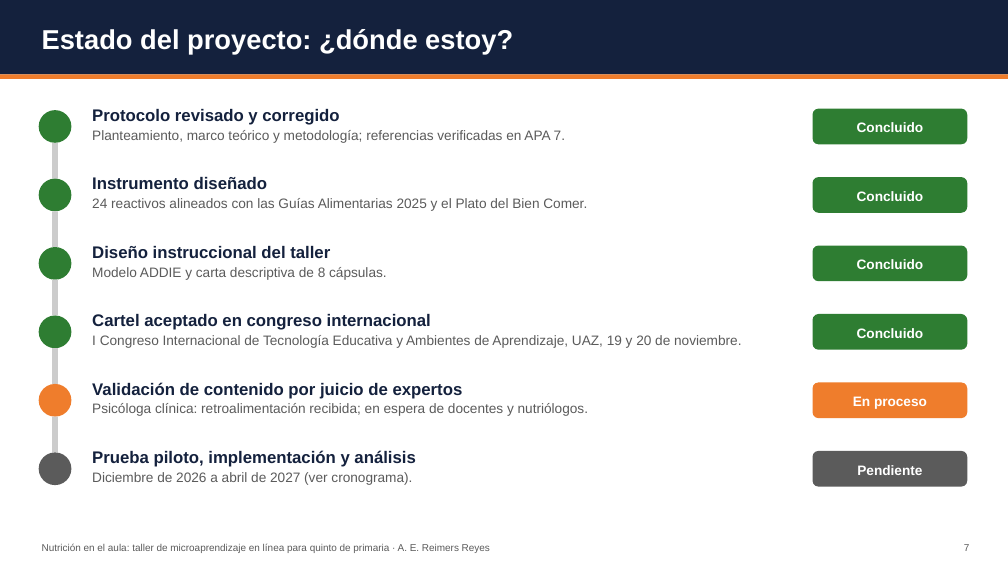
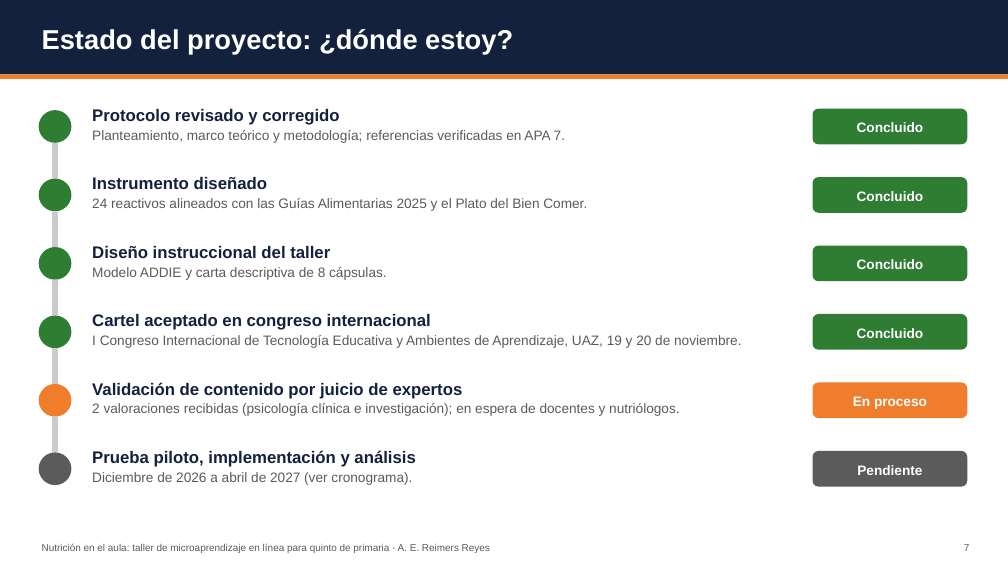
Before and after one commit to dreimers178/Finanzas, a slide deck: slide 7 of protocolo-MTIE/actividad4/Actividad4_Presentacion_avances_Reimers.pptx. Drawn at 1008x567 pixels with LibreOffice and Linux fonts; fonts in the diff are those of the drawing. Boxes give left, top, right and bottom in pixels: in the first picture for what was removed or moved away, otherwise in the second. Text is boxed around its words. In the diff, an @@ line names an element or a change of style, - is before the commit and + after.

```diff
--- a/protocolo-MTIE/actividad4/Actividad4_Presentacion_avances_Reimers.pptx
+++ b/protocolo-MTIE/actividad4/Actividad4_Presentacion_avances_Reimers.pptx
@@ text at [92, 403, 679, 416]: text changed @@
-Psicóloga clínica: retroalimentación recibida; en espera de docentes y nutriólogos.
+2 valoraciones recibidas (psicología clínica e investigación); en espera de docentes y nutriólogos.
```
Also in this commit, not shown: 4 other slides changed, 1 slide added, 2 other files.
